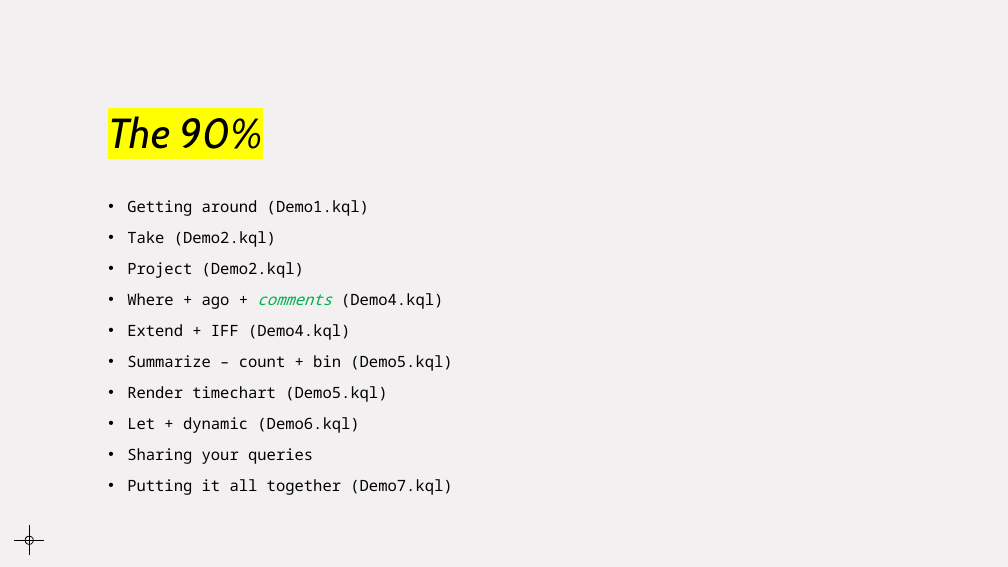
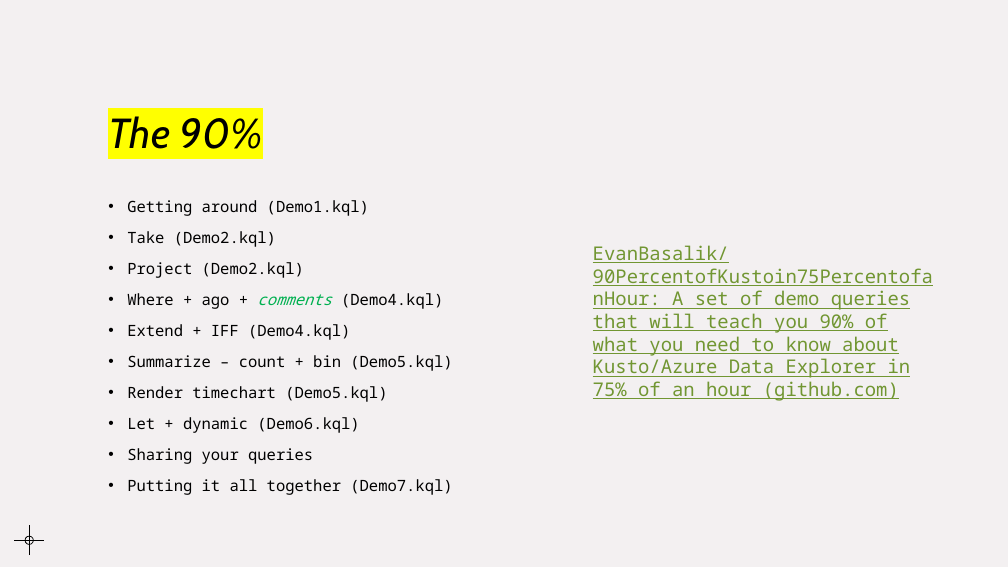
Before and after one commit to EvanBasalik/90PercentofKustoin75PercentofanHour, a slide deck: slide 2 of 90% of what you need to know in 75% of an hour.pptx. Drawn at 1008x567 pixels with LibreOffice and Linux fonts; fonts in the diff are those of the drawing. Boxes give left, top, right and bottom in pixels: in the first picture for what was removed or moved away, otherwise in the second. Text is boxed around its words. In the diff, an @@ line names an element or a change of style, - is before the commit and + after.

Commit message:
tweaks to deck based on first delivery

```diff
--- a/90% of what you need to know in 75% of an hour.pptx
+++ b/90% of what you need to know in 75% of an hour.pptx
@@ text added at [593,245,911,401], 18 pt, text #719632, underline @@
+EvanBasalik/90PercentofKustoin75PercentofanHour: A set of demo queries that will teach you 90% of what you need to know about Kusto/Azure Data Explorer in 75% of an hour (github.com)
```
